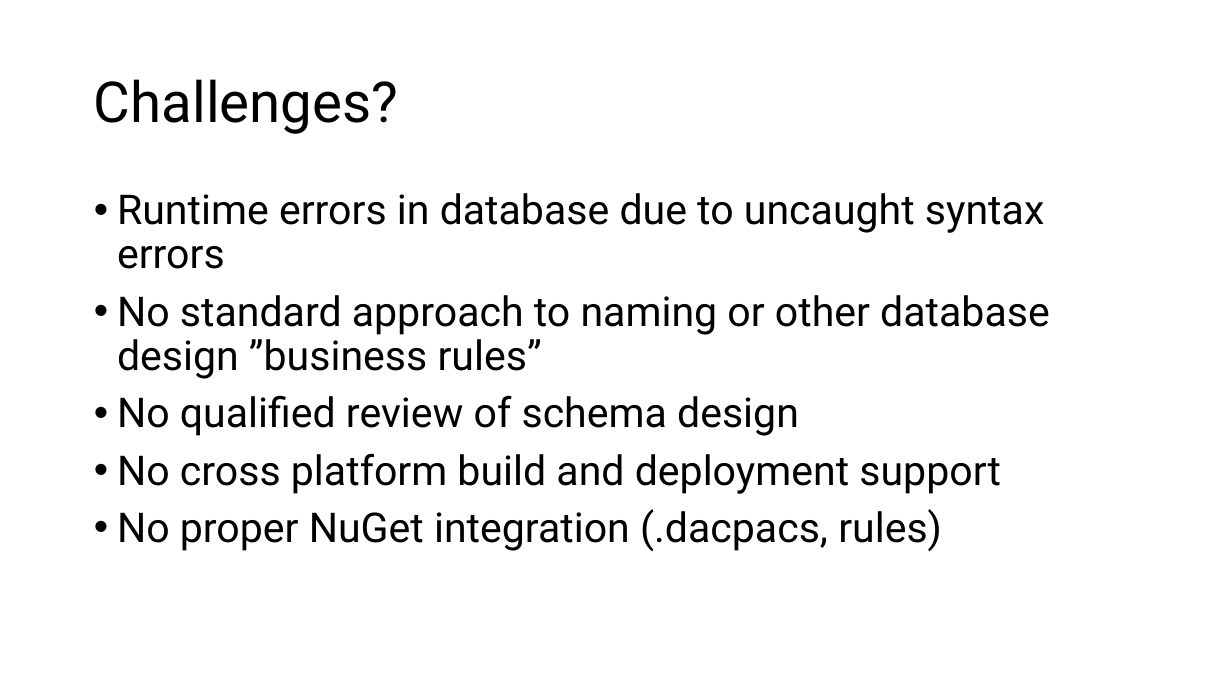
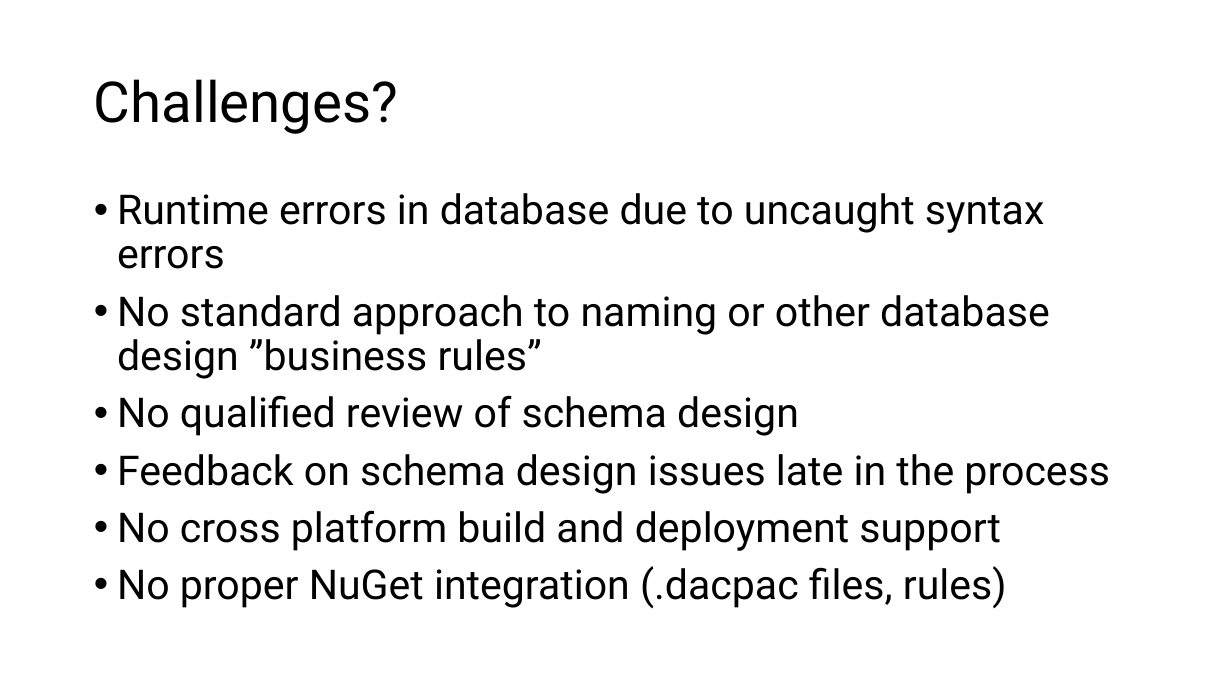
Before and after one commit to ErikEJ/TsqlAnalysis, a slide deck: slide 2 of EightKB T-SQL Code analysis.pptx. Drawn at 1232x693 pixels with LibreOffice and Linux fonts; fonts in the diff are those of the drawing. Boxes give left, top, right and bottom in pixels: in the first picture for what was removed or moved away, otherwise in the second. Text is boxed around its words. In the diff, an @@ line names an element or a change of style, - is before the commit and + after.

```diff
--- a/EightKB T-SQL Code analysis.pptx
+++ b/EightKB T-SQL Code analysis.pptx
@@ text at [117, 454, 1110, 494]: paragraph added @@
+• Feedback on schema design issues late in the process
@@ text at [117, 566, 1007, 608]: text changed @@
-• No proper NuGet integration (.dacpacs, rules)
+• No proper NuGet integration (.dacpac files, rules)
```
Also in this commit, not shown: 2 other slides changed, 3 other files.
